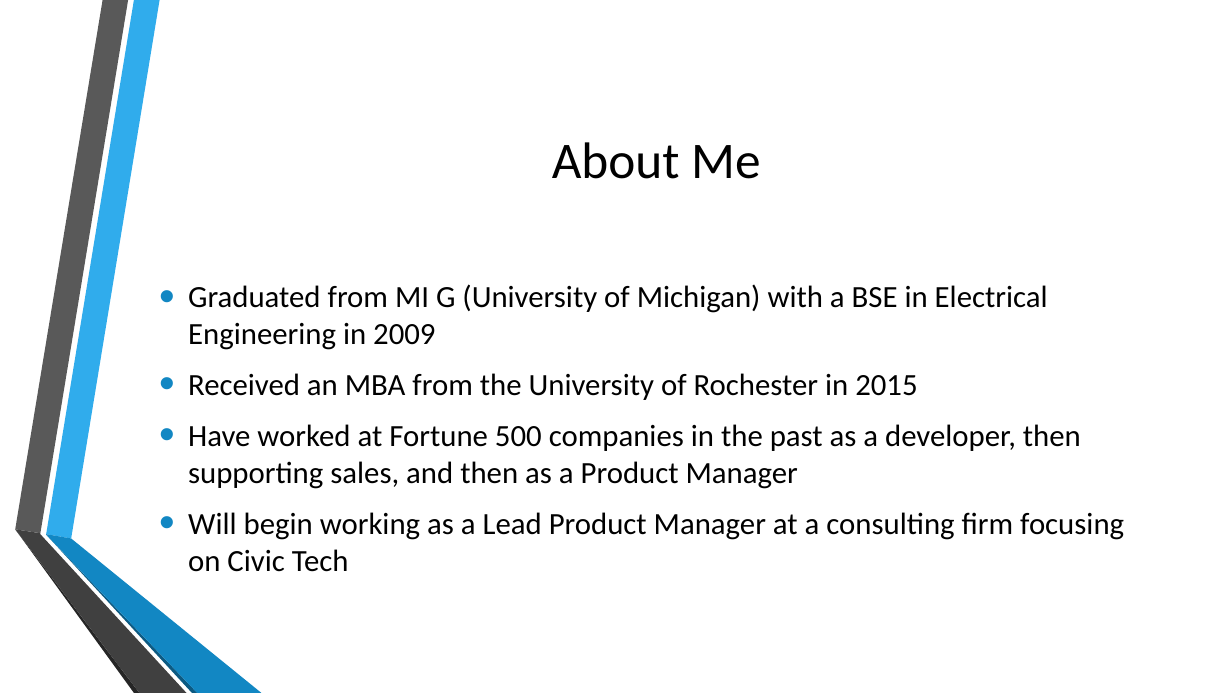
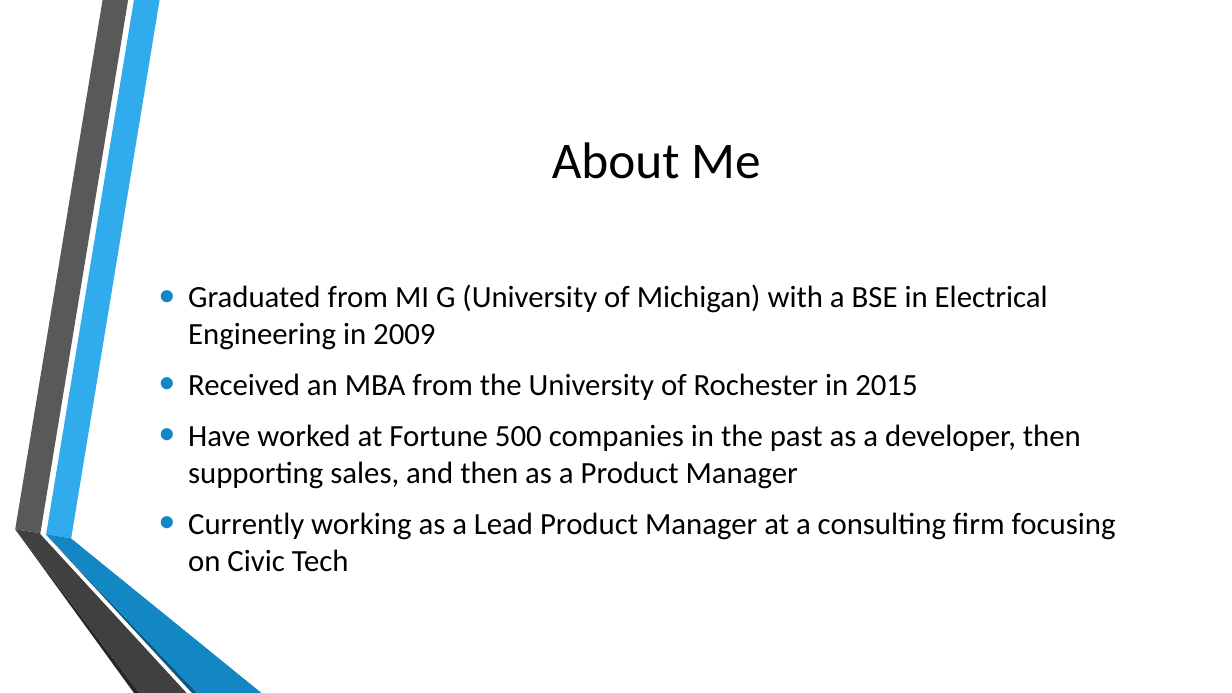
Before and after one commit to prakitmohal/presentations, a slide deck: slide 3 of Resumes 101.pptx. Drawn at 1232x693 pixels with LibreOffice and Linux fonts; fonts in the diff are those of the drawing; background and template pictures are left out. Boxes give left, top, right and bottom in pixels: in the first picture for what was removed or moved away, otherwise in the second. Text is boxed around its words. In the diff, an @@ line names an element or a change of style, - is before the commit and + after.

```diff
--- a/Resumes 101.pptx
+++ b/Resumes 101.pptx
@@ text at box(188, 512, 1116, 572): text changed @@
-• Will begin working as a Lead Product Manager at a consulting firm focusing on Civic Tech
+• Currently working as a Lead Product Manager at a consulting firm focusing on Civic Tech
```
Also in this commit, not shown: 4 other slides changed.
